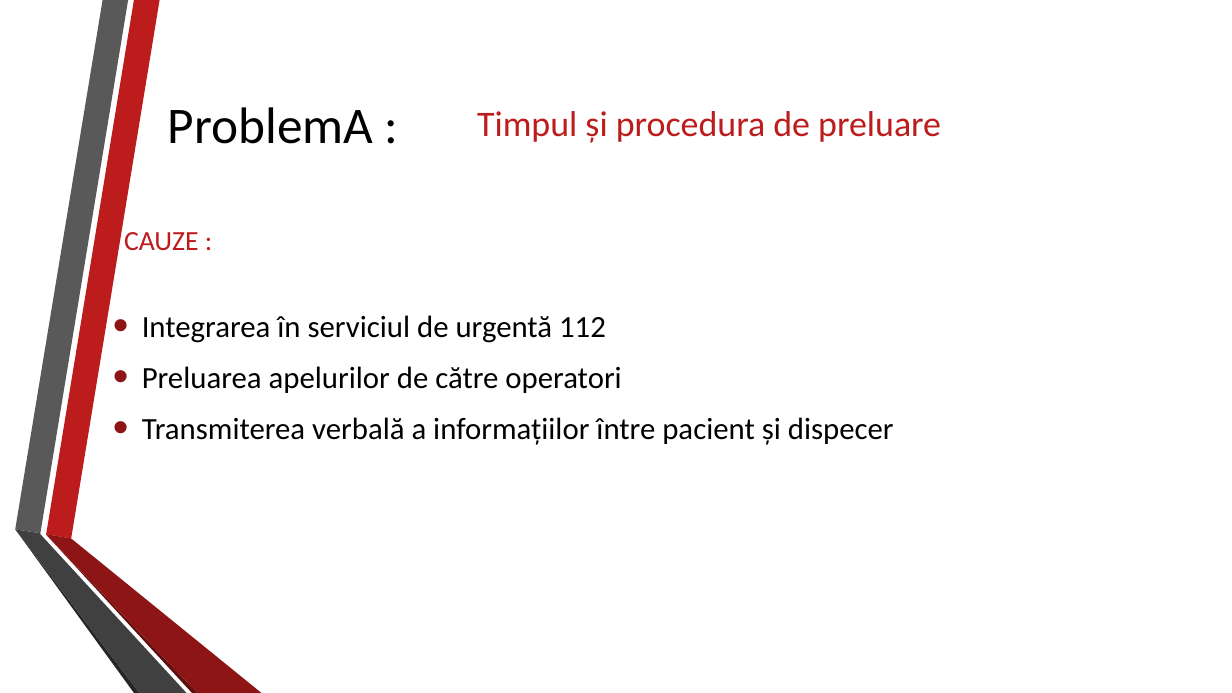
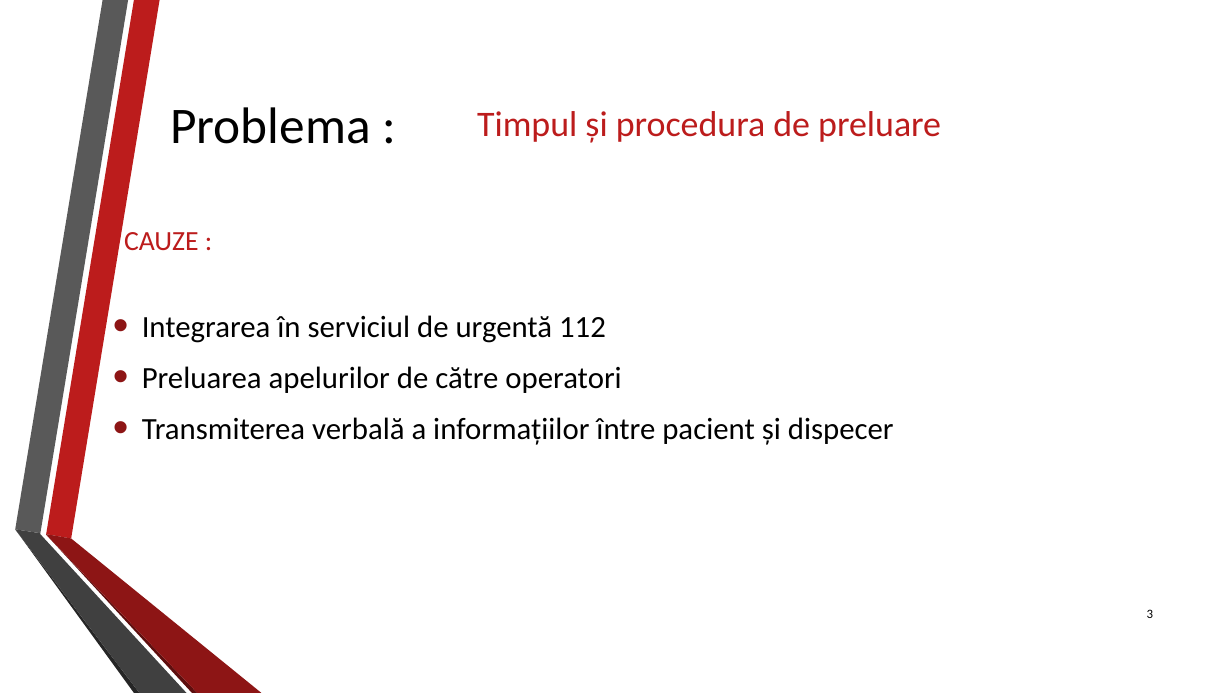
Before and after one commit to uidq3194/Licenta2018AnghelNeculaiVasile, a slide deck: slide 3 of SDA - Anghel Neculai-Vasile .pptx (slide 2 before the commit). Drawn at 1232x693 pixels with LibreOffice and Linux fonts; fonts in the diff are those of the drawing; background and template pictures are left out. Boxes give left, top, right and bottom in pixels: in the first picture for what was removed or moved away, otherwise in the second. Text is boxed around its words. In the diff, an @@ line names an element or a change of style, - is before the commit and + after.

```diff
--- a/SDA - Anghel Neculai-Vasile .pptx
+++ b/SDA - Anghel Neculai-Vasile .pptx
@@ title at box(170, 107, 370, 144): text changed @@
-ProblemA :
+Problema :
@@ page number added at box(1147, 609, 1153, 618), 10 pt, text #000000 @@
+3
```
Also in this commit, not shown: 11 other slides changed, 1 slide added.
